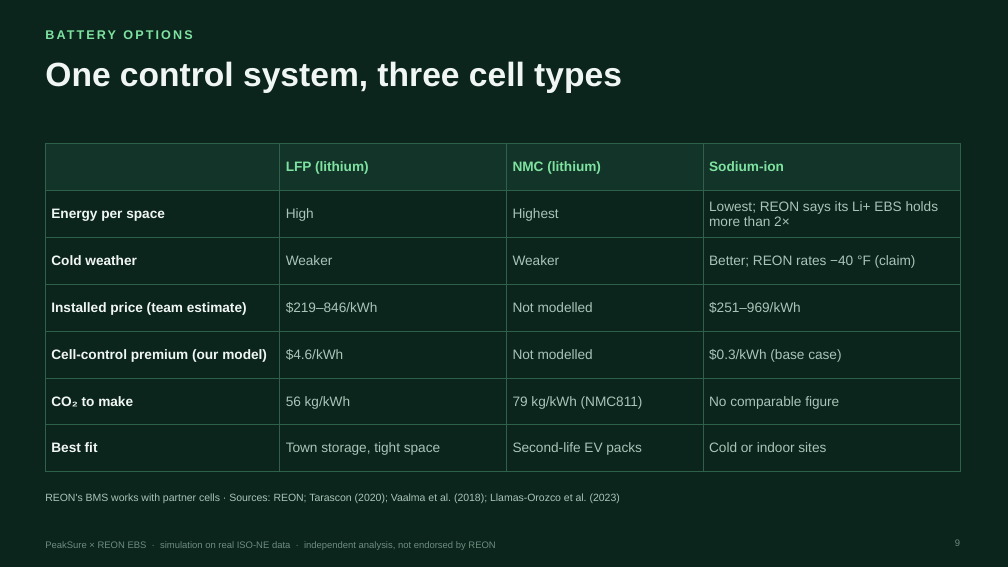
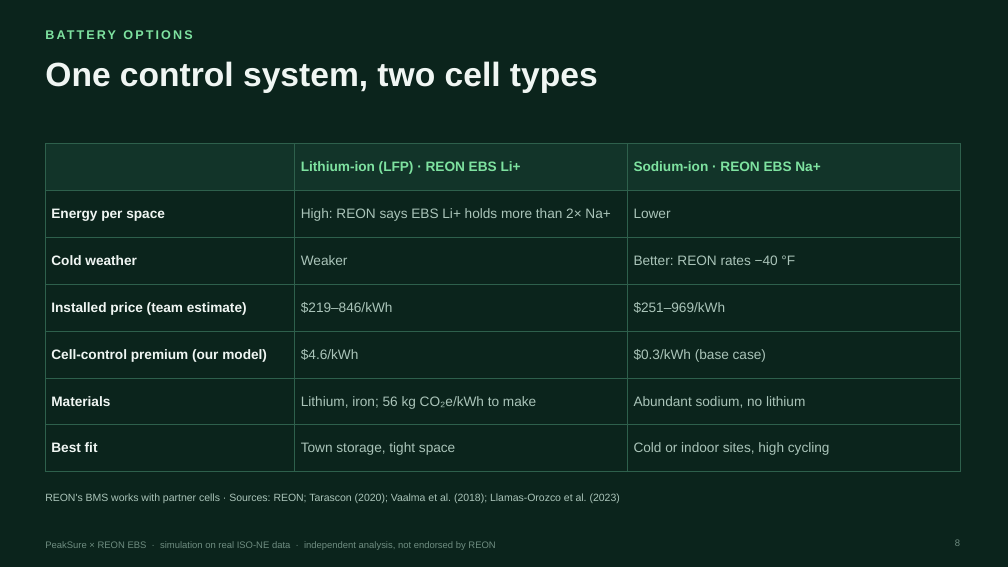
Before and after one commit to Bakdaulet-omeraiuly/peaksure, a slide deck: slide 8 of submission/PeakSure_deck.pptx (slide 9 before the commit). Drawn at 1008x567 pixels with LibreOffice and Linux fonts; fonts in the diff are those of the drawing. Boxes give left, top, right and bottom in pixels: in the first picture for what was removed or moved away, otherwise in the second. Text is boxed around its words. In the diff, an @@ line names an element or a change of style, - is before the commit and + after.

Commit message:
Trim submission deck to 10 slides; compare LFP and sodium-ion only

```diff
--- a/submission/PeakSure_deck.pptx
+++ b/submission/PeakSure_deck.pptx
@@ title at bbox=[45, 61, 598, 93]: text changed @@
-One control system, three cell types
+One control system, two cell types
@@ table at bbox=[45, 144, 960, 459] @@
-column 1:  | Energy per space | Cold weather | Installed price (team estimate) | Cell-control premium (our model) | CO₂ to make | Best fit
-column 2: LFP (lithium) | High | Weaker | $219–846/kWh | $4.6/kWh | 56 kg/kWh | Town storage, tight space
-column 3: NMC (lithium) | Highest | Weaker | Not modelled | Not modelled | 79 kg/kWh (NMC811) | Second-life EV packs
-column 4: Sodium-ion | Lowest; REON says its Li+ EBS holds more than 2× | Better; REON rates −40 °F (claim) | $251–969/kWh | $0.3/kWh (base case) | No comparable figure | Cold or indoor sites
+column 1:  | Energy per space | Cold weather | Installed price (team estimate) | Cell-control premium (our model) | Materials | Best fit
+column 2: Lithium-ion (LFP) · REON EBS Li+ | High: REON says EBS Li+ holds more than 2× Na+ | Weaker | $219–846/kWh | $4.6/kWh | Lithium, iron; 56 kg CO₂e/kWh to make | Town storage, tight space
+column 3: Sodium-ion · REON EBS Na+ | Lower | Better: REON rates −40 °F | $251–969/kWh | $0.3/kWh (base case) | Abundant sodium, no lithium | Cold or indoor sites, high cycling
```
Also in this commit, not shown: 5 other slides changed, 2 slides removed, 3 other files.
